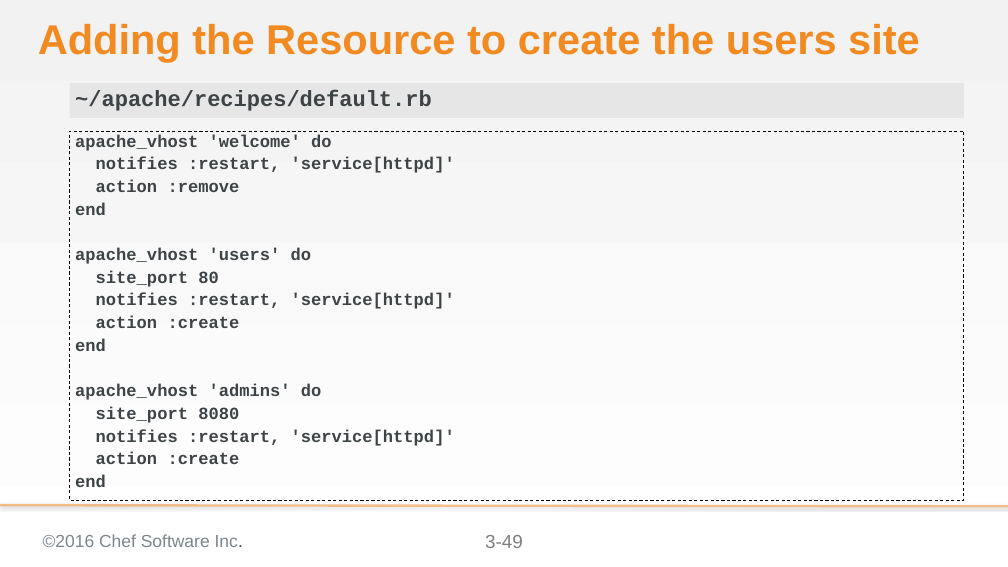
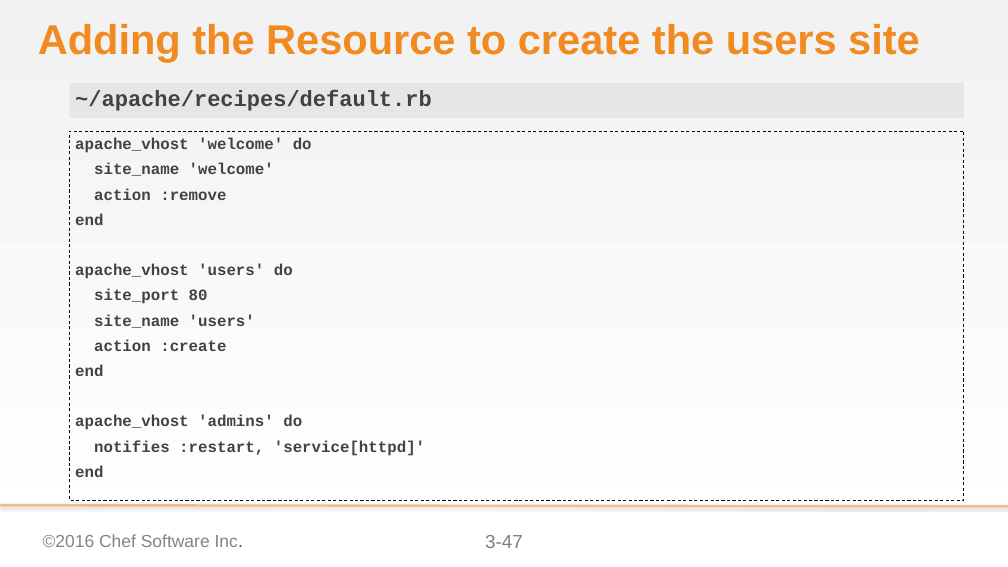
Before and after one commit to chef-training/extending_cookbooks, a slide deck: slide 47 of 03-creating_a_custom_resource-linux.pptx (slide 49 before the commit). Drawn at 1008x567 pixels with LibreOffice and Linux fonts; fonts in the diff are those of the drawing; background and template pictures are left out. Boxes give left, top, right and bottom in pixels: in the first picture for what was removed or moved away, otherwise in the second. Text is boxed around its words. In the diff, an @@ line names an element or a change of style, - is before the commit and + after.

Commit message:
Updates Module 03 that move it to the next module
* Moved some of the refactoring out the module into the next module
* Fixed a few typos
* Updated the code examples

```diff
--- a/03-creating_a_custom_resource-linux.pptx
+++ b/03-creating_a_custom_resource-linux.pptx
@@ text at [75,138,425,477]: size 21.7 to 20 pt in "apache_vhost 'welcome' do", "action :remove", "end", "apache_vhost 'users' do" and 6 more places; line spacing 0.8 to 1 @@
@@ text at [94,163,274,176]: text changed; size 21.7 to 20 pt @@
-notifies :restart, 'service[httpd]'
+site_name 'welcome'
@@ text at [94,314,255,328]: text changed; size 21.7 to 20 pt @@
-notifies :restart, 'service[httpd]'
+site_name 'users'
@@ text at [96,406,239,423]: paragraph removed @@
-site_port 8080
@@ text at [96,452,240,464]: paragraph removed @@
-action :create
@@ page number at [485,535,523,548]: text changed @@
-3-49
+3-47
```
Also in this commit, not shown: 14 other slides changed, 1 slide added, 3 slides removed.
